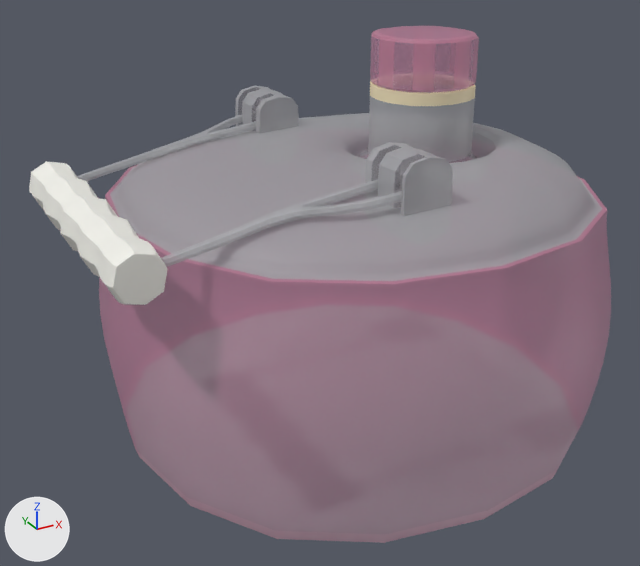
What one commit did to the FBX model Assets/Models/interactables/gas can.fbx.
One viewpoint serves both versions: a camera (50 mm lens) standing at (-0.366, -0.625, 0.444) and looking at (-0.026, -0.007, 0.135). Lighting does not change. The marker at lower left points along +X, +Y and +Z. Where no turn or scale is listed for an object, it has been applied to the vertices. Vertices at the same position are counted once.
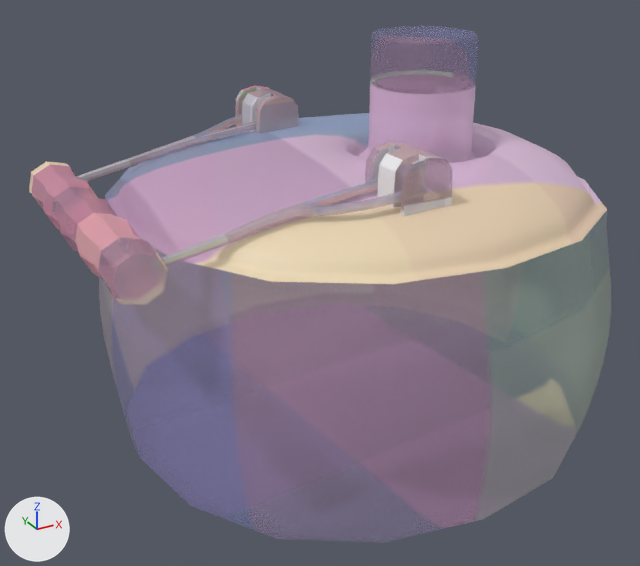
Pixel boxes [x1, y1, x2, y2] of what changed, in the pictures (640 x 566 px):
'Cube.001', reshaped
    before: [110, 74, 602, 543]
    after: [29, 70, 611, 432]
'Cube.002', deleted
    before: [29, 111, 403, 305]
'Cube.003', deleted
    before: [235, 86, 453, 217]
part 1 of me_cube_001, added
    after: [29, 161, 168, 305]
part 2 of me_cube_001, added
    after: [235, 86, 294, 143]
part 3 of me_cube_001, added
    after: [365, 142, 452, 217]
part 4 of me_cube_001, added
    after: [68, 117, 277, 187]
part 5 of me_cube_001, added
    after: [161, 175, 403, 267]
part 6 of me_cube_001, deleted
    before: [351, 75, 487, 162]
part 7 of me_cube_001, surface changed
    before: [110, 74, 602, 543]
    after: [108, 70, 611, 432]

The edits, one by one:
me_cube_001 is used by ob_cube_001; location (0.0082, 0.0, 0.0).
me_cube_001 had 1182 vertices, 1184 faces and spanned x -0.218..0.218, y -0.218..0.218, z 0.0..0.339.
me_cube_001 now has 1626 vertices, 1556 faces and spans x -0.247..0.218, y -0.218..0.218, z 0.0..0.339.
me_cube_001 part 1: a new loose piece of 202 vertices spanning x -0.247..-0.203, y -0.119..0.119, z 0.198..0.241, in mat_material_001.
me_cube_001 part 2: a new loose piece of 182 vertices spanning x -0.043..-0.002, y 0.09..0.143, z 0.236..0.278, in mat_material_001.
me_cube_001 part 3: a new loose piece of 182 vertices spanning x -0.043..-0.002, y -0.143..-0.09, z 0.236..0.278, in mat_material_001.
me_cube_001 part 4: a new loose piece of 161 vertices spanning x -0.214..-0.019, y 0.099..0.138, z 0.218..0.257, in mat_material_001.
me_cube_001 part 5: a new loose piece of 129 vertices spanning x -0.214..-0.019, y -0.138..-0.1, z 0.218..0.257, in mat_material_001.
me_cube_001 part 6: 412 vertices removed from x -0.204..0.204, y -0.204..0.204, z 0.212..0.332.
me_cube_001 part 7: 640 kept faces spanning x -0.218..0.218, y -0.218..0.218, z 0.0..0.339 get new texture (UV) coordinates.
Object 'Cube.003' (ob_cube_003) is deleted.
Object 'Cube.002' (ob_cube_002) is deleted.
